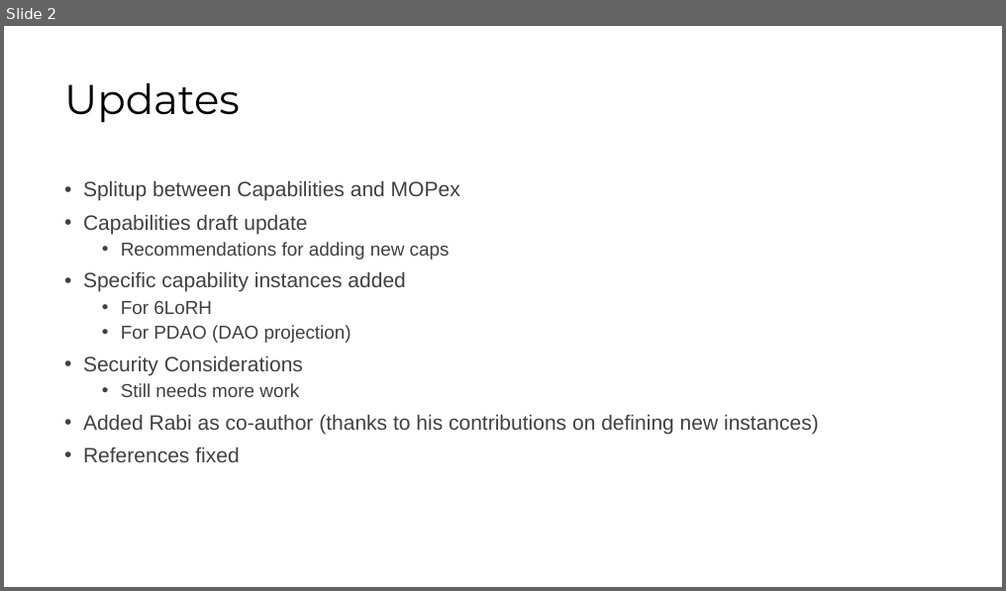
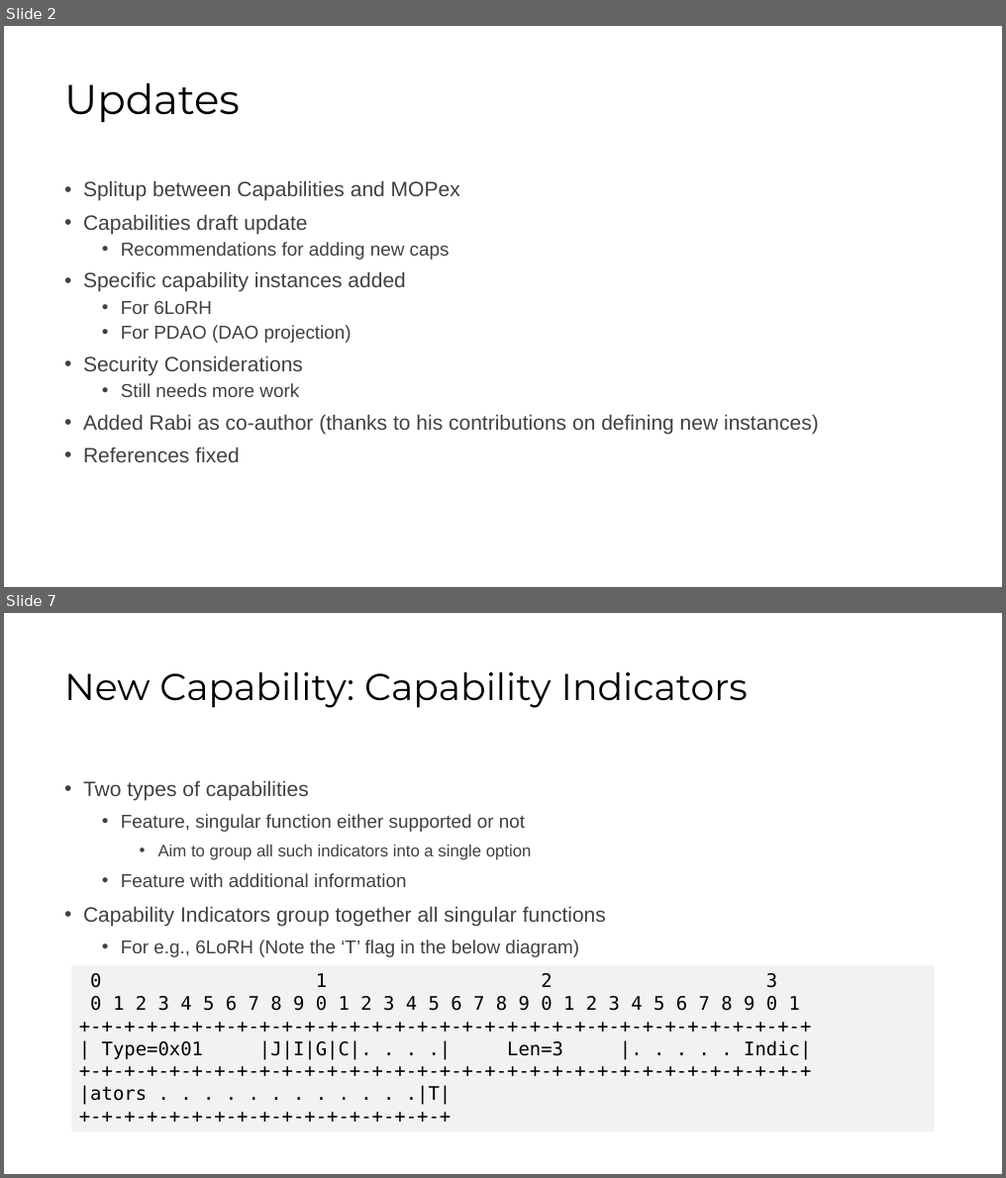
Before and after one commit to roll-wg/Capabilities, a slide deck: docs/CAPs-IETF107-Update.pptx. Shown one above the other, each under a label of ours: slide 2 before the commit, slides 2 and 7 after it; the slides between them are not shown. The pictures are 1006x591 and 1006x1178 pixels, drawn with LibreOffice and Linux fonts; fonts in the diff are those of the drawing. Boxes give left, top, right and bottom in pixels: in the first picture for what was removed or moved away, otherwise in the second. Text is boxed around its words. In the diff, an @@ line names an element or a change of style, - is before the commit and + after.

Commit message:
Capability Indicators added

```diff
--- a/docs/CAPs-IETF107-Update.pptx
+++ b/docs/CAPs-IETF107-Update.pptx
@@ slide 7 added at [4,613,1002,1174], background #FFFFFF @@
@@ title added at [64,672,747,708], 36 pt, text #000000 @@
+New Capability: Capability Indicators
@@ text added at [83,780,606,958], 18 pt, text #404040 @@
+• Two types of capabilities
+  • Feature, singular function either supported or not
+    • Aim to group all such indicators into a single option
+  • Feature with additional information
+• Capability Indicators group together all singular functions
+  • For e.g., 6LoRH (Note the ‘T’ flag in the below diagram)
@@ rectangle added at [72,965,935,1132], fill #F2F2F2, 18 pt, text #000000 @@
+0 1 2 3
+0 1 2 3 4 5 6 7 8 9 0 1 2 3 4 5 6 7 8 9 0 1 2 3 4 5 6 7 8 9 0 1
++-+-+-+-+-+-+-+-+-+-+-+-+-+-+-+-+-+-+-+-+-+-+-+-+-+-+-+-+-+-+-+-+
+| Type=0x01 |J|I|G|C|. . . .| Len=3 |. . . . . Indic|
++-+-+-+-+-+-+-+-+-+-+-+-+-+-+-+-+-+-+-+-+-+-+-+-+-+-+-+-+-+-+-+-+
+|ators . . . . . . . . . . . .|T|
++-+-+-+-+-+-+-+-+-+-+-+-+-+-+-+-+
```
Also in this commit, not shown: 5 slides changed, 1 other slide added, 1 other file.
